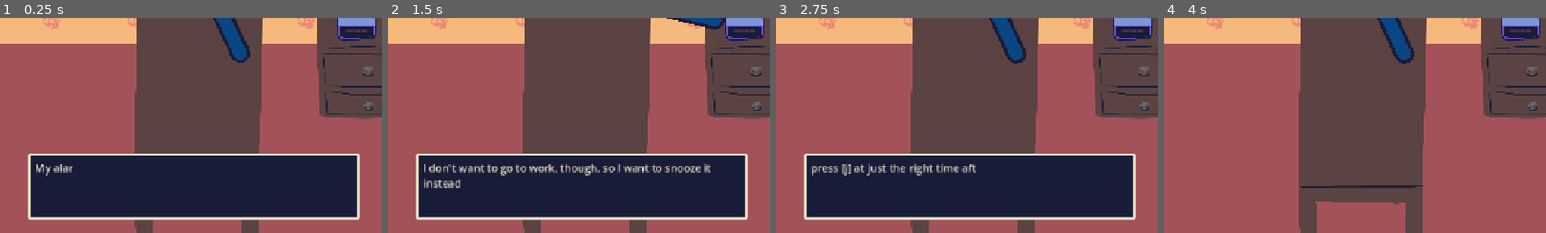
Above: before the commit, frames 1-4 (left to right).
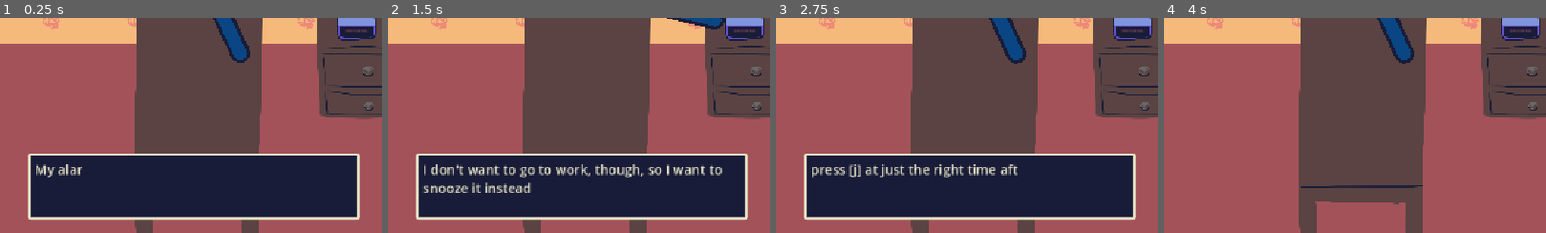
Above: after the commit, the same moments.

Repository: harperstoeckle/be_late_for_work
Game: Godot game, scene res://scenes/main.tscn
Two runs of this game, one before a commit and one after it. Both use one fixed random seed, a clock stepped at 60 frames per second and the inputs below. Sound files missing from this copy of the repository are replaced by a short silence.
Inputs:
- Up to frame 1 (0.25 s): no input
- Up to frame 2 (1.5 s): tap Enter (ui_accept) at 0.5, 0.77, 1.25 s; hold Up (ui_up) 0.53-1.28 s; hold J (snooze) 0.53-1.28 s; hold Down (ui_down) from 1.28 s (still down); tap J (snooze) at 1.35 s
- Up to frame 3 (2.75 s): tap Enter (ui_accept) at 1.52 s; tap J (snooze) at 2 s; release Down (ui_down) at 2.03 s; hold Up (ui_up) from 2.03 s (still down); hold J (snooze) from 2.03 s (still down)
- Up to frame 4 (4 s): release J (snooze) at 2.78 s; tap J (snooze) at 2.85, 3.5 s; tap Enter (ui_accept) at 3.02, 3.77 s; release Up (ui_up) at 3.53 s; hold Down (ui_down) from 3.53 s (still down); hold J (snooze) from 3.53 s (still down)
The pictures show only the part of the screen within x 25-75%, y 50-100%; the shares and areas given below are measured in that part.

The runs differ from the first frame. In frame 1, 0.4% of the frame differs, in the area x 9-22%, y 68-75%; in frame 2, 3.4%, in the area x 9-88%, y 67-82%; in frame 3, 1.8%; in frame 4, nothing differs.
Error in both runs: Modulo by zero error in operator '%'. (res://scripts/main.gd:106)

Commit message:
Improve the dialogue box

Diff:
--- a/scenes/main.tscn
+++ b/scenes/main.tscn
@@ -137,6 +137,8 @@
 unique_name_in_owner = true
 layout_mode = 2
 theme_override_colors/default_color = Color(0.90588236, 0.8901961, 0.78039217, 1)
+theme_override_font_sizes/normal_font_size = 20
 text = "My alarm is about to go off."
 visible_characters = 0
+visible_characters_behavior = 1
 visible_ratio = 0.0
